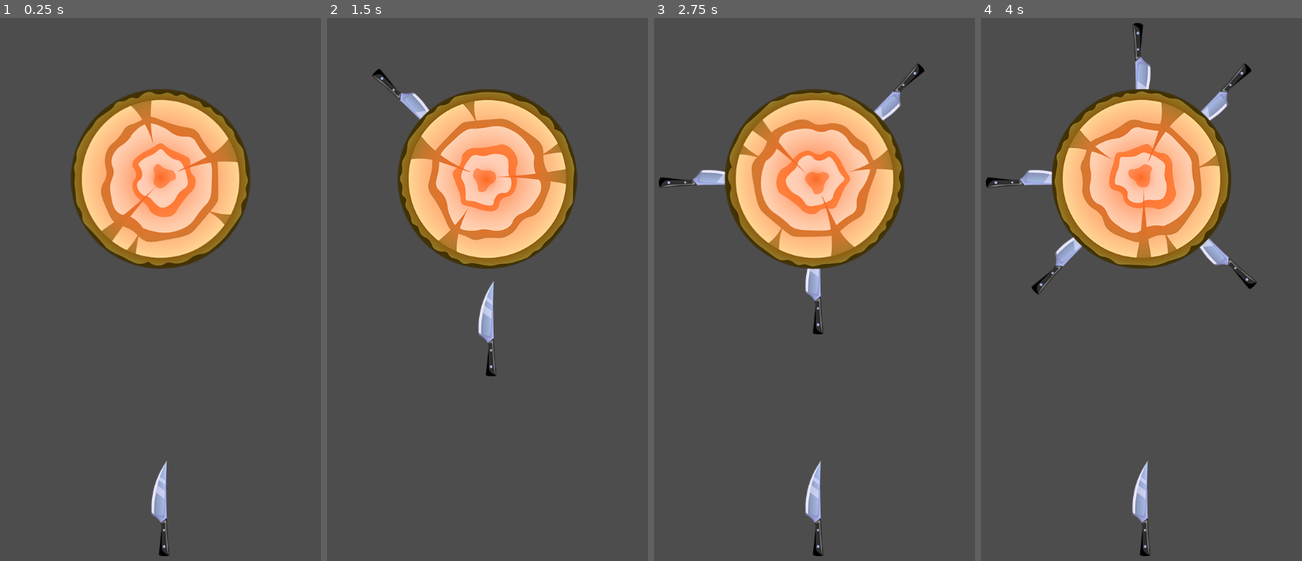
Above: before the commit, frames 1-4 (left to right).
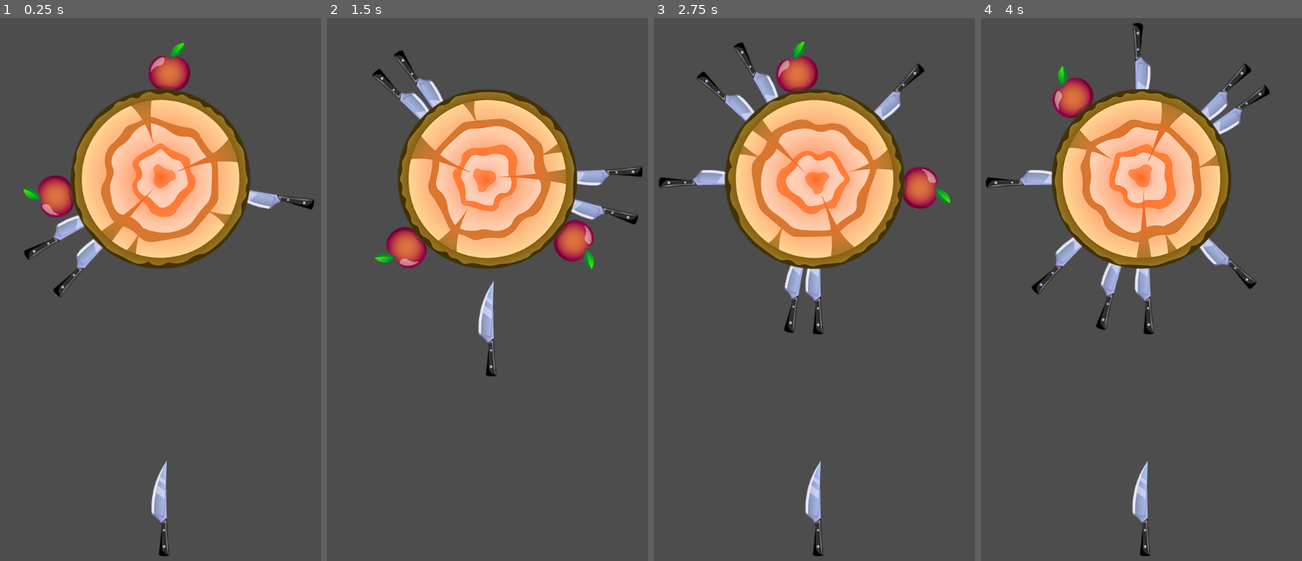
Above: after the commit, the same moments.

Repository: top-it-090304/Spin-Target
Game: Godot game, scene res://scens/game.tscn
The game is run twice, just before and just after one commit, with the same random seed, the same clock (stepped at 60 frames per second) and the same inputs.
Inputs (mouse positions are in pixels of both pictures, inside the frame that each line leads up to):
- Up to frame 1 (0.25 s): no input
- Up to frame 2 (1.5 s): move the mouse to (583, 235) at 0.52 s; click (583, 235) at 0.67 s; move the mouse to (400, 300) at 1.27 s; click (400, 300) at 1.42 s
- Up to frame 3 (2.75 s): move the mouse to (856, 126) at 2.02 s; click (856, 126) at 2.17 s
- Up to frame 4 (4 s): move the mouse to (1119, 398) at 2.77 s; click (1119, 398) at 2.92 s; move the mouse to (1269, 365) at 3.52 s; click (1269, 365) at 3.67 s

The runs differ from the first frame. In frame 1, 2.6% of the frame differs, in the area x 7-98%, y 4-52%; in frame 2, 2.6%; in frame 3, 2.6%, in the area x 13-93%, y 4-58%; in frame 4, 1.9%.

Commit message:
Now some apples and knifes appeare on the target

Diff:
--- /dev/null
+++ b/spin-target/core/globals.gd
@@ -0,0 +1,5 @@
+extends Node
+
+var rmg := RandomNumberGenerator.new()
+func _ready():
+	rmg.randomize()
--- a/spin-target/elements/targets/target/target.gd
+++ b/spin-target/elements/targets/target/target.gd
@@ -1,7 +1,15 @@
 extends CharacterBody2D
 class_name Target
 
+const GENERATION_LIMIT := 10
 const KNIFE_POSITION := Vector2(0, 180)
+const APPLE_POSITION := Vector2(0, 176)
+const OBJECT_MARGIN := PI / 6
+const APPLE_NUMBER_ON_TARGET = 2
+const KNIFE_NUMBER_ON_TARGET = 3
+
+var knife_scene : PackedScene = load("res://elements/knife/knife.tscn")
+var apple_scene : PackedScene = load("res://elements/apple/apple.tscn")
 
 var speed := PI
 
@@ -10,8 +18,48 @@
 func _physics_process(delta: float):
 	rotation += speed * delta
 
+
+func _ready():
+	add_default_items(KNIFE_NUMBER_ON_TARGET, APPLE_NUMBER_ON_TARGET)
+
+func add_default_items(knifes: int, apples: int):
+	var occupied_rotations := []
+	for i in range(knifes):
+		var pivot_rotation = get_free_random_rotation(occupied_rotations)
+		if pivot_rotation == null:
+			return
+		occupied_rotations.append(pivot_rotation)
+		var knife = knife_scene.instantiate()
+		knife.position = KNIFE_POSITION
+		add_object_with_pivot(knife, pivot_rotation)
+
+	for i in range(apples):
+		var pivot_rotation = get_free_random_rotation(occupied_rotations)
+		if pivot_rotation == null:
+			return
+		occupied_rotations.append(pivot_rotation)
+		var apple = apple_scene.instantiate()
+		apple.position = APPLE_POSITION
+		add_object_with_pivot(apple, pivot_rotation)
+
+
+
+
+
 func add_object_with_pivot(object: Node2D, object_rotation: float):
 	var pivot := Node2D.new()
 	pivot.rotation = object_rotation
 	pivot.add_child(object)
 	items_container.add_child(pivot)
+
+func get_free_random_rotation(occupied_rotations: Array, generation_attemps=0):
+	var random_rotation = Globals.rmg.randf_range(0, PI * 2)
+	if generation_attemps >= GENERATION_LIMIT:
+		return null
+
+	for occupied in occupied_rotations:
+		if random_rotation <= occupied + OBJECT_MARGIN / 2.0 and \
+		   random_rotation >= occupied - OBJECT_MARGIN / 2.0:
+			get_free_random_rotation(occupied_rotations, generation_attemps + 1)
+
+	return random_rotation
--- a/spin-target/project.godot
+++ b/spin-target/project.godot
@@ -14,6 +14,10 @@
 run/main_scene="uid://bh4stgktopdvk"
 config/features=PackedStringArray("4.4", "GL Compatibility")
 config/icon="res://icon.svg"
+
+[autoload]
+
+Globals="*res://core/globals.gd"
 
 [display]
 
Not shown, added: spin-target/core/globals.gd.uid
